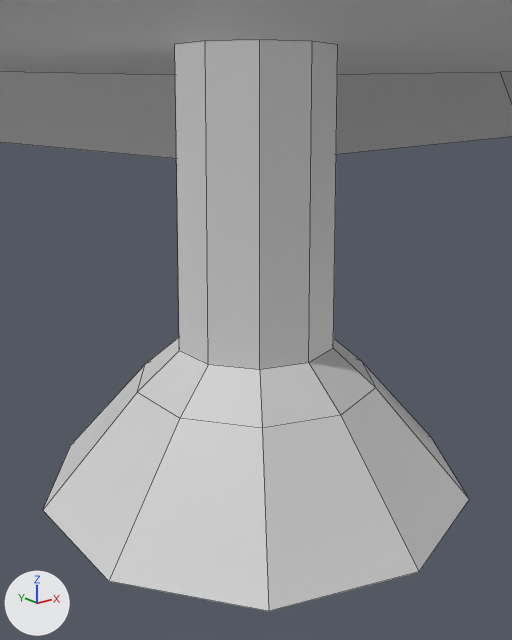
Two versions of the FBX model peladontJam2/Assets/3DModels/tree.fbx, one commit apart.
Both versions are drawn from a 50 mm camera at (-0.409, -0.512, 0.172) aimed at (-0.007, -0.01, -0.029). Every picture has the same lights, and +X, +Y and +Z are marked at lower left. Mesh edges are drawn as thin lines. Everything nearer to the camera than a plane just in front of the edit is cut away.
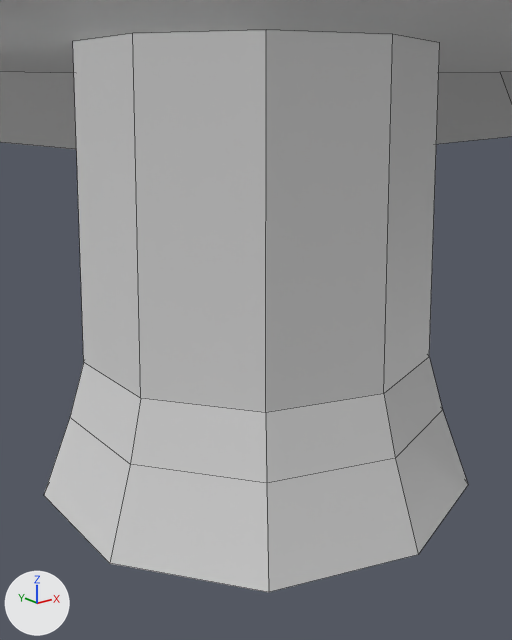
What differs and where, as boxes (x1, y1, x2, y2) in the pictures (512 x 640 px; the box of a moved part takes in the faces that stretch with it):
'Cylinder.001', reshaped, rescaled: before (43, 40, 469, 611); after (44, 31, 468, 592)
part 1 of me_cylinder_001, moved or reshaped: before (43, 337, 469, 611); after (44, 357, 468, 592)

What the commit changed:
me_cylinder_001 is used by ob_cylinder_001; location (0.0, 0.0, -0.037).
me_cylinder_001 had 40 vertices, 32 faces and spanned x -0.202..0.202, y -0.212..0.212, z -0.158..0.251.
me_cylinder_001 now has 40 vertices, 32 faces and spans x -0.093..0.093, y -0.097..0.097, z -0.143..0.251.
me_cylinder_001 part 1: 20 of 40 vertices moved; they spanned x -0.202..0.202, y -0.212..0.212, z -0.158..-0.053 and now span x -0.093..0.093, y -0.097..0.097, z -0.143..-0.069; mean shift (0.0, 0.0, 0.0); largest move (-0.125, -0.172, -0.158) -> (-0.057, -0.079, -0.143).
Object 'Cylinder.001' (ob_cylinder_001) is rescaled from (1.0, 1.0, 1.0) to (2.16, 2.16, 1.0).
